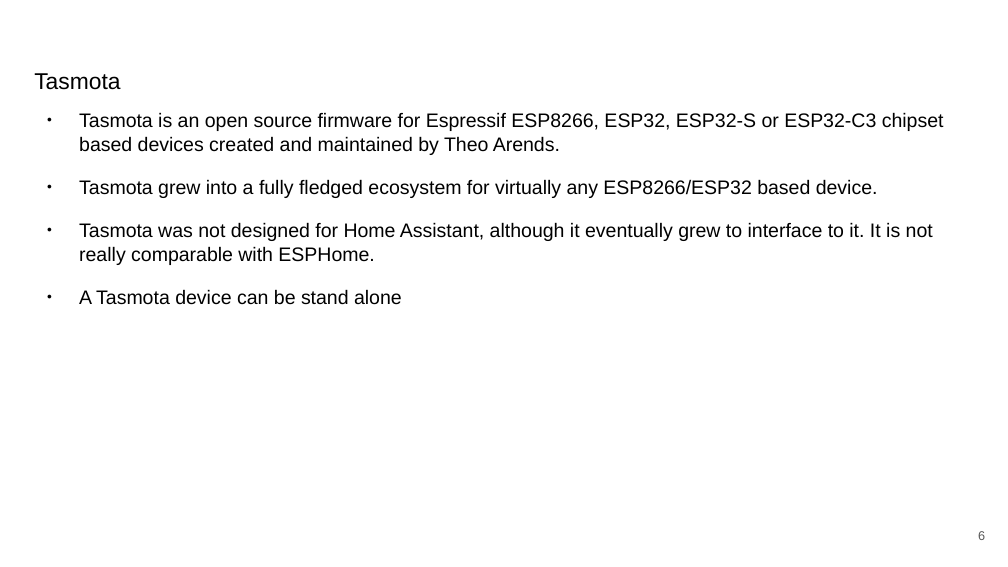
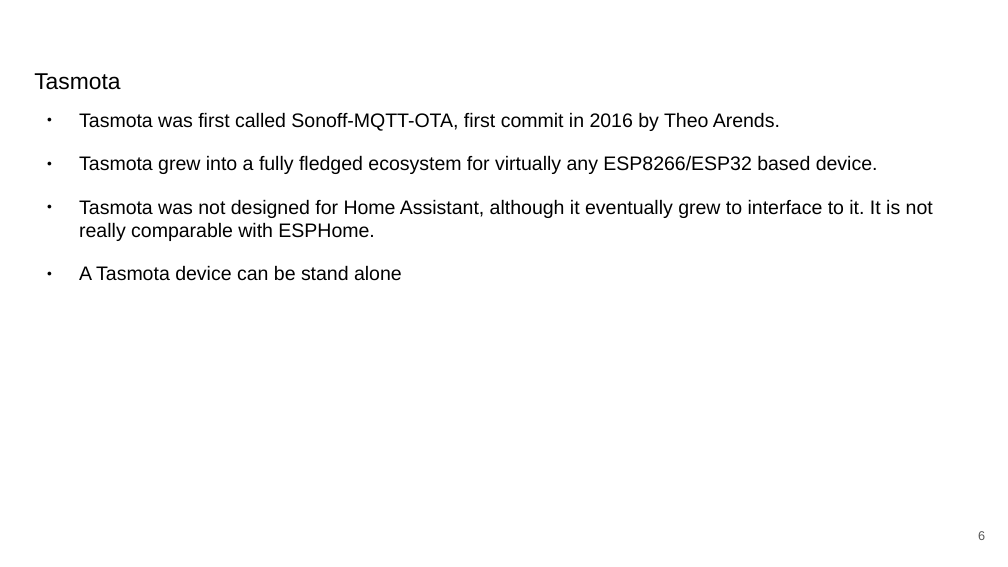
Before and after one commit to darrylb123/EO2024, a slide deck: slide 6 of EO2024-Tasmota+Berry.odp. Drawn at 1008x567 pixels with LibreOffice and Linux fonts; fonts in the diff are those of the drawing; background and template pictures are left out. Boxes give left, top, right and bottom in pixels: in the first picture for what was removed or moved away, otherwise in the second. Text is boxed around its words. In the diff, an @@ line names an element or a change of style, - is before the commit and + after.

```diff
--- a/EO2024-Tasmota+Berry.odp
+++ b/EO2024-Tasmota+Berry.odp
@@ text at box(79, 112, 780, 131): text changed @@
-● Tasmota is an open source firmware for Espressif ESP8266, ESP32, ESP32-S or ESP32-C3 chipset based devices created and maintained by Theo Arends.
+● Tasmota was first called Sonoff-MQTT-OTA, first commit in 2016 by Theo Arends.
```
Also in this commit, not shown: 4 other slides changed.
